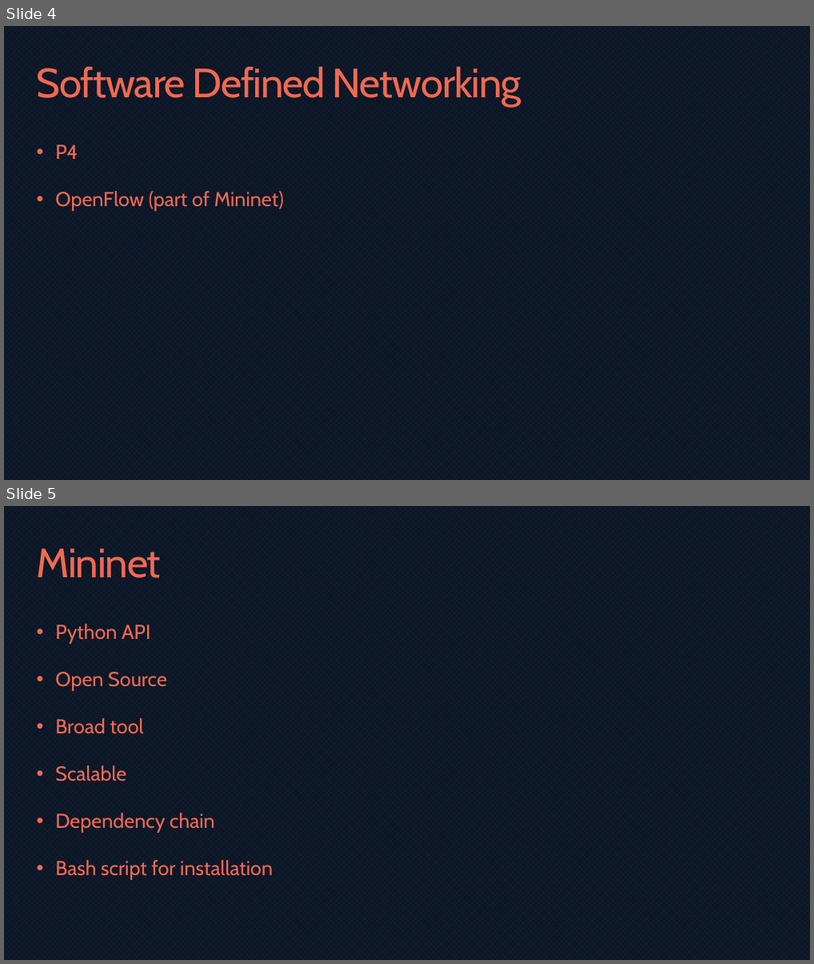
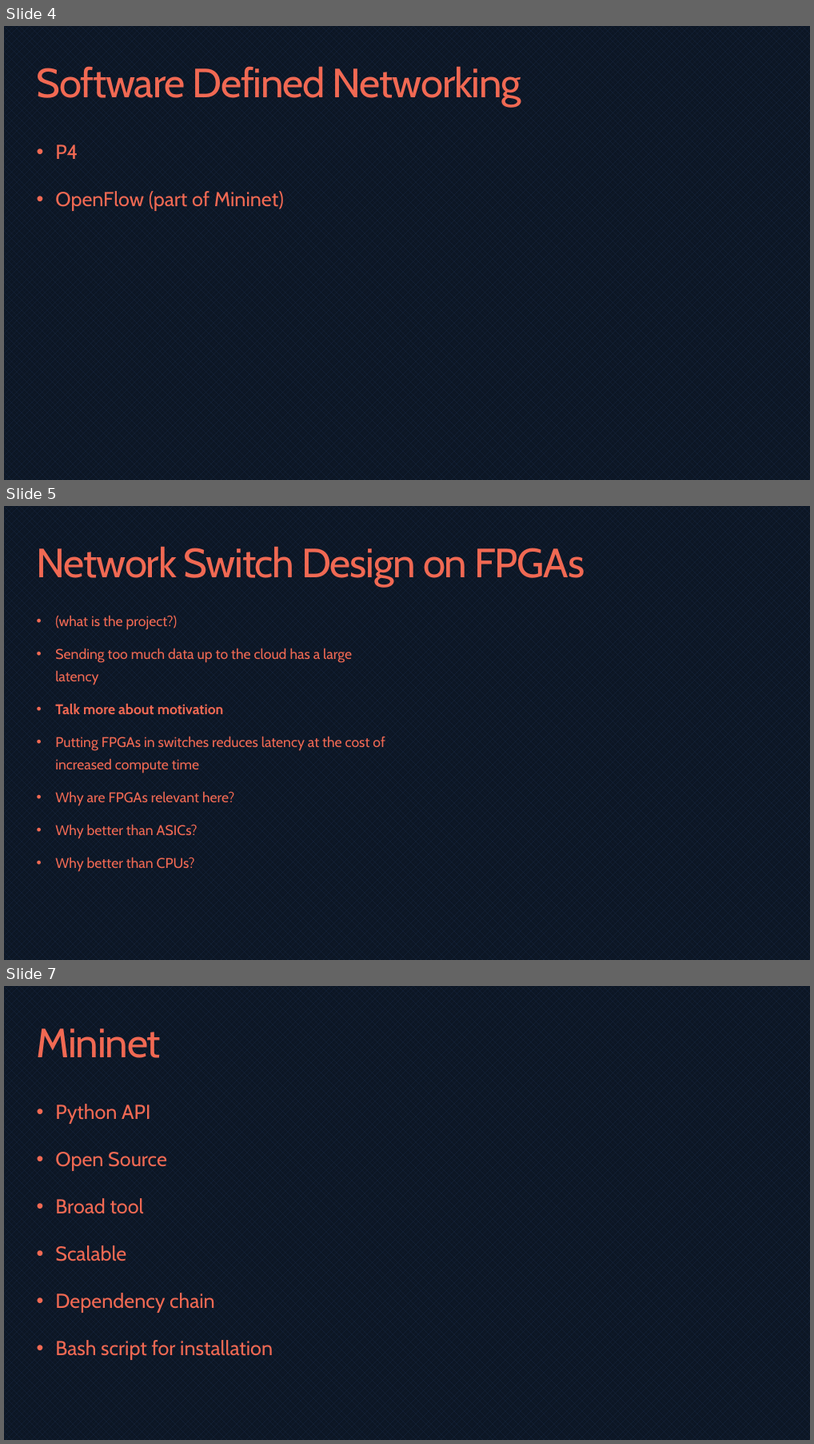
Before and after one commit to bmaximuml/CS351-Reports, a slide deck: Presentation/Network Switch Design on FPGAs.pptx. Shown one above the other, each under a label of ours: slides 4 and 5 before the commit, slides 4, 5 and 7 after it; the slides between them are not shown. The pictures are 814x964 and 814x1444 pixels, drawn with LibreOffice and Linux fonts; fonts in the diff are those of the drawing. Boxes give left, top, right and bottom in pixels: in the first picture for what was removed or moved away, otherwise in the second. Text is boxed around its words. In the diff, an @@ line names an element or a change of style, - is before the commit and + after.

```diff
--- a/Presentation/Network Switch Design on FPGAs.pptx
+++ b/Presentation/Network Switch Design on FPGAs.pptx
@@ slide 5 added at box(4, 506, 810, 960), background pattern #1A2A46 on #0C1624 @@
@@ title added at box(37, 546, 585, 586), 48.6 pt, text #F16953 @@
+Network Switch Design on FPGAs
@@ text added at box(55, 615, 385, 872), 16.8 pt, text #F16953 @@
+• (what is the project?)
+• Sending too much data up to the cloud has a large latency
+• Talk more about motivation
+• Putting FPGAs in switches reduces latency at the cost of increased compute time
+• Why are FPGAs relevant here?
+• Why better than ASICs?
+• Why better than CPUs?
@@ what was slide 5 is now slide 7 @@
```
Also in this commit, not shown: 2 slides changed, 3 other slides added, 1 slide removed, 3 other files.
